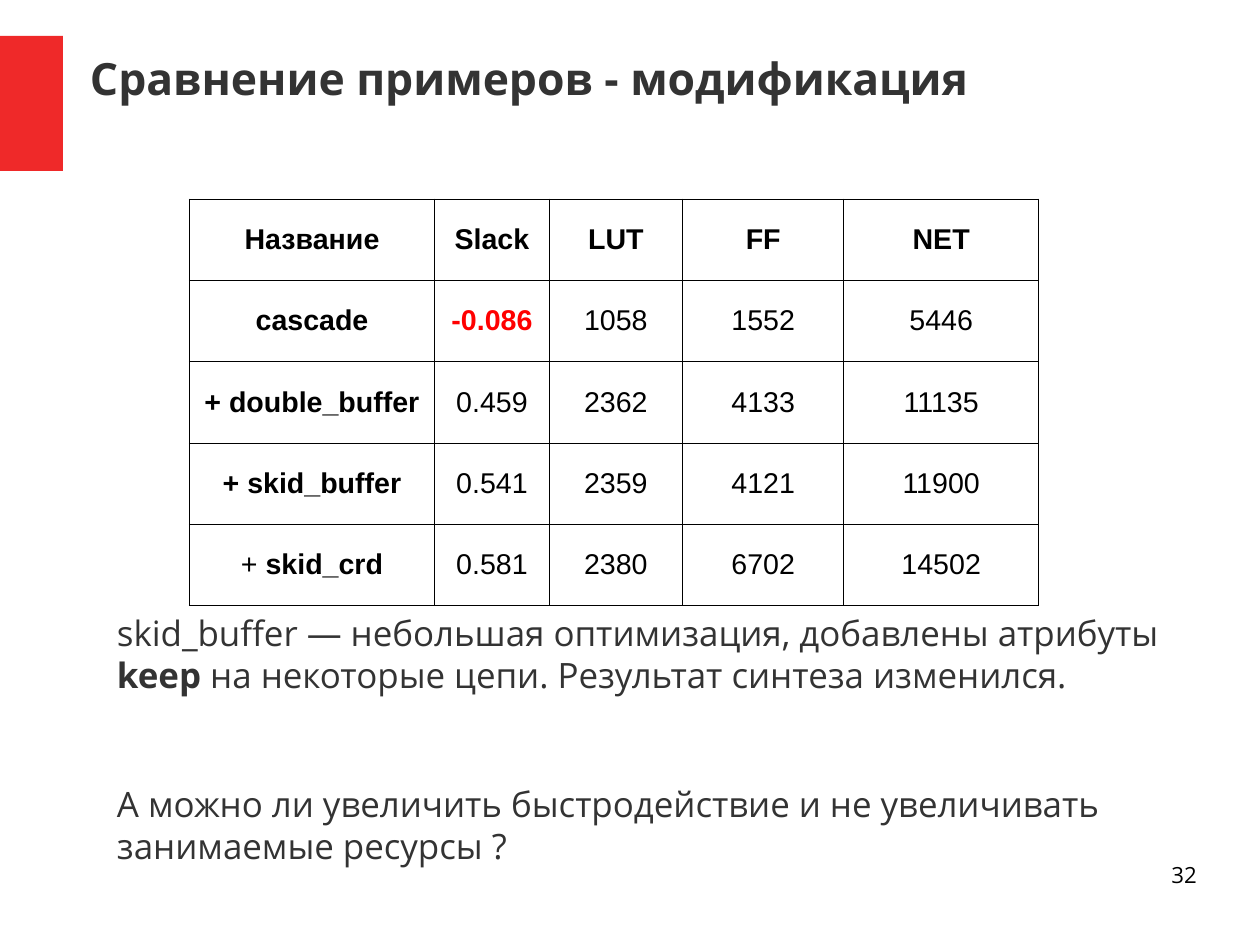
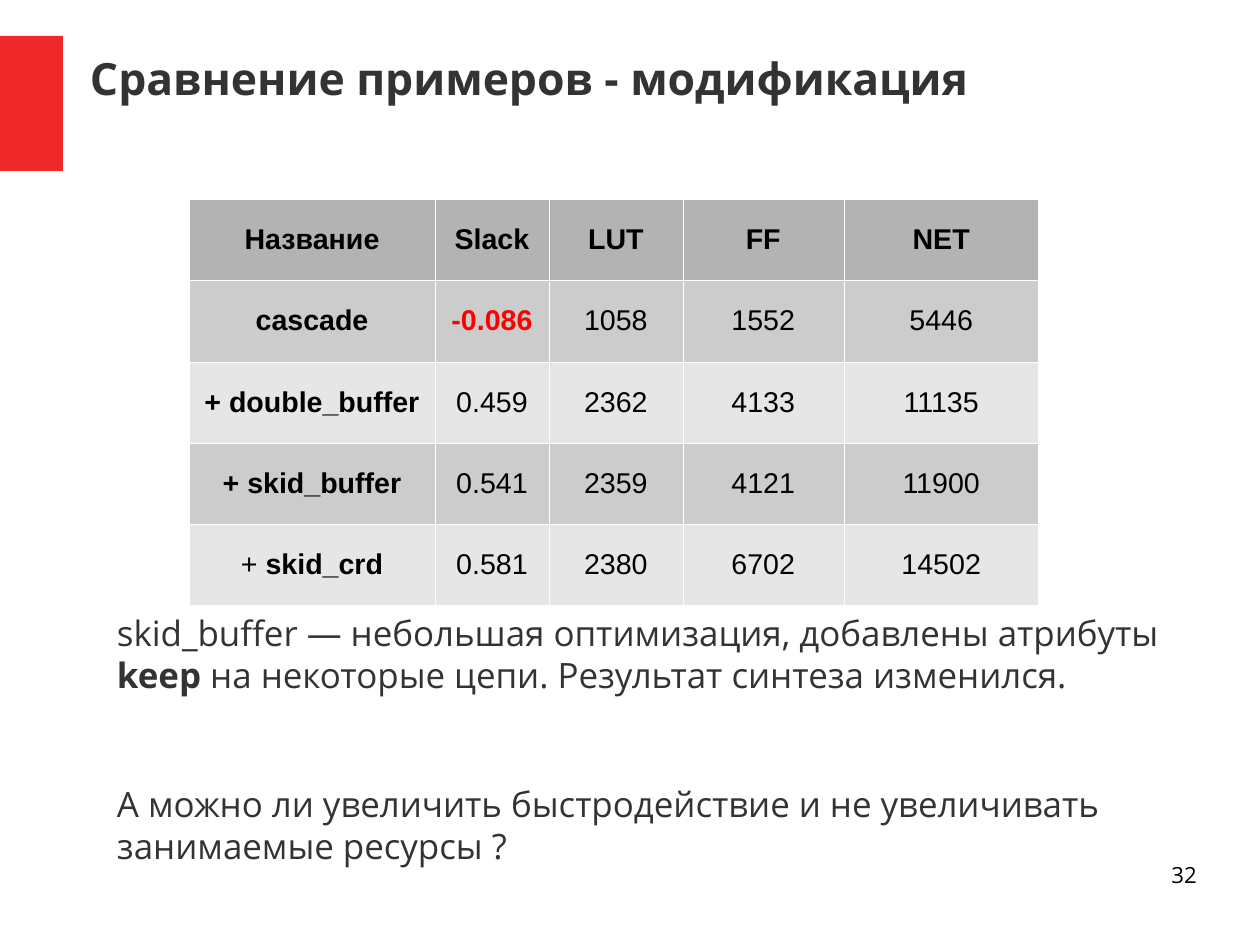
Before and after one commit to DigitalDesignSchool/2021dev, a slide deck: slide 32 of examples/presentation/pr_1.odp. Drawn at 1260x945 pixels with LibreOffice and Linux fonts; fonts in the diff are those of the drawing. Boxes give left, top, right and bottom in pixels: in the first picture for what was removed or moved away, otherwise in the second. Text is boxed around its words. In the diff, an @@ line names an element or a change of style, - is before the commit and + after.

```diff
--- a/examples/presentation/pr_1.odp
+++ b/examples/presentation/pr_1.odp
@@ table at bbox=[190, 199, 1039, 606] @@
@@ fill none to #B3B3B3 in row 1 @@
@@ fill none to #CCCCCC in 10 cells @@
@@ fill none to #E6E6E6 in 10 cells @@
@@ borders changed @@
```
Also in this commit, not shown: 4 other slides changed, 2 slides added, 33 other files.
